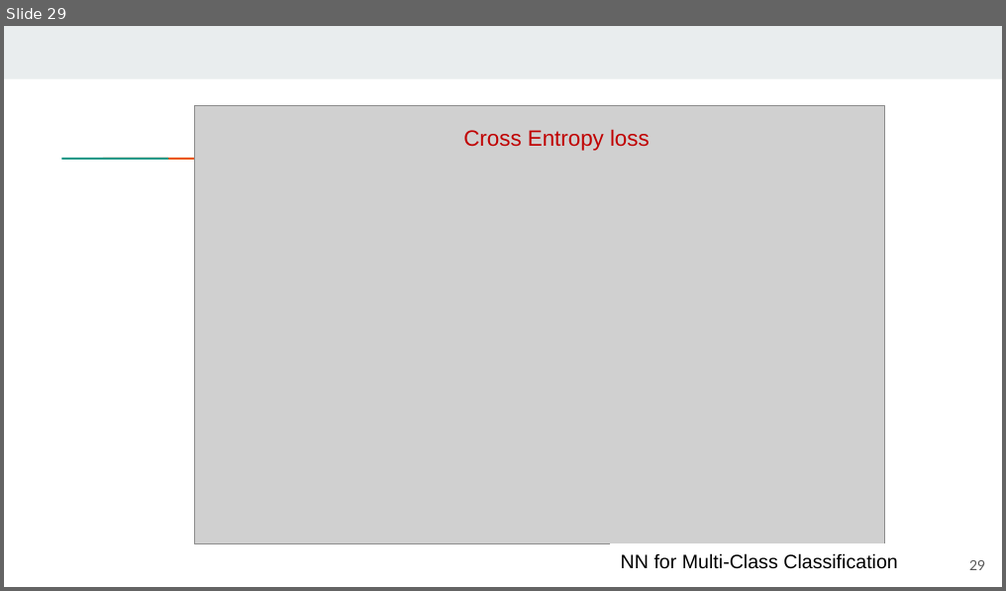
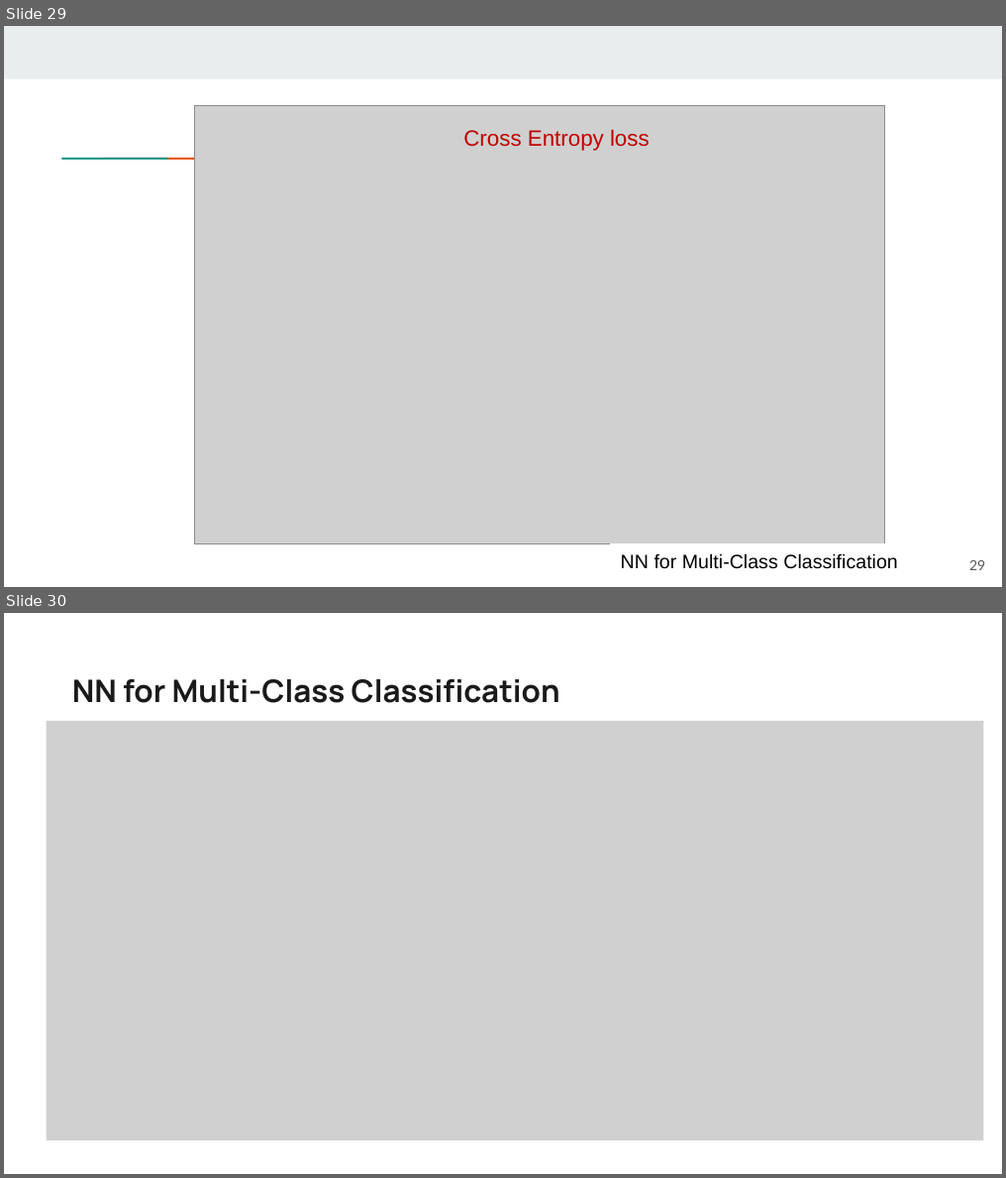
Before and after one commit to guhofstra/CSC144V, a slide deck: PPTs/L2.1 Intro-to-Neural-Networks.pptx. Shown one above the other, each under a label of ours: slide 29 before the commit, slides 29 and 30 after it. The pictures are 1006x591 and 1006x1178 pixels, drawn with LibreOffice and Linux fonts; fonts in the diff are those of the drawing; grey boxes stand for pictures. Boxes give left, top, right and bottom in pixels: in the first picture for what was removed or moved away, otherwise in the second. Text is boxed around its words. In the diff, an @@ line names an element or a change of style, - is before the commit and + after.

```diff
--- a/PPTs/L2.1 Intro-to-Neural-Networks.pptx
+++ b/PPTs/L2.1 Intro-to-Neural-Networks.pptx
@@ slide 30 added at (4,613,1002,1174), background #FFFFFF @@
@@ text added at (72,679,560,703), 22.4 pt, text #1A1A1A, bold @@
+NN for Multi-Class Classification
@@ picture added at (46,721,983,1141) @@
```
Also in this commit, not shown: 1 slide changed, 1 other slide added, 1 other file.
